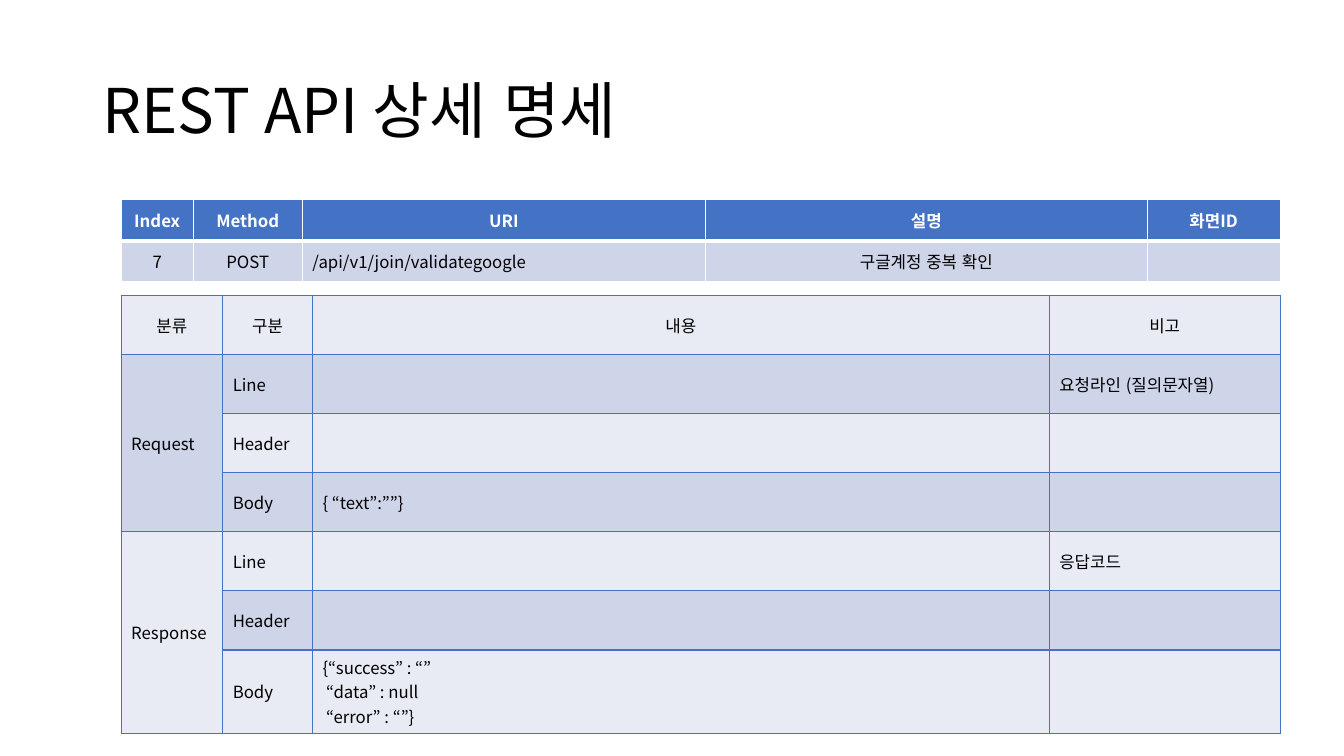
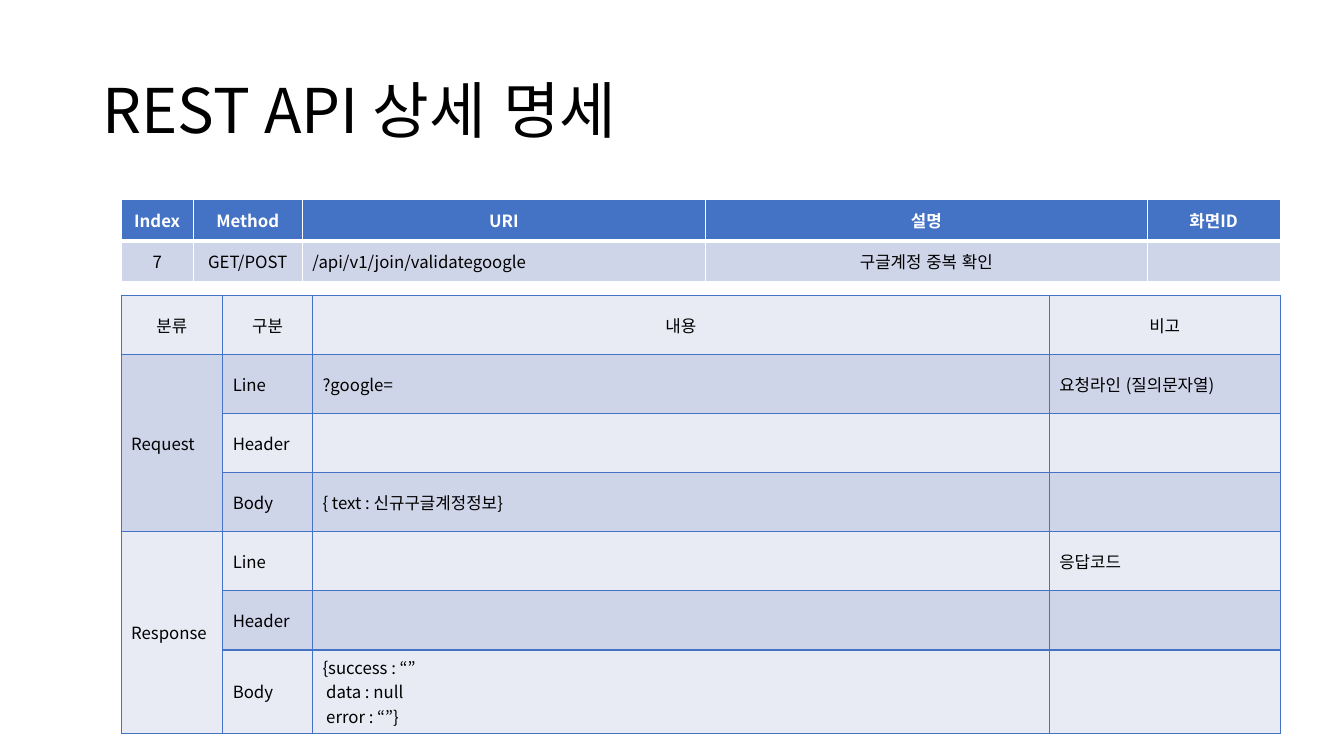
Before and after one commit to sujidaddy/workspace_miniproject, a slide deck: slide 29 of 미니프로젝트계획서제출용.pptx. Drawn at 1344x756 pixels with LibreOffice and Linux fonts; fonts in the diff are those of the drawing. Boxes give left, top, right and bottom in pixels: in the first picture for what was removed or moved away, otherwise in the second. Text is boxed around its words. In the diff, an @@ line names an element or a change of style, - is before the commit and + after.

```diff
--- a/미니프로젝트계획서제출용.pptx
+++ b/미니프로젝트계획서제출용.pptx
@@ table at (121,200,1280,338) @@
-row 2, column 2: POST
+row 2, column 2: GET/POST
@@ table at (121,295,1280,728) @@
-row 2, column 3: 
+row 2, column 3: ?google=
-row 4, column 3: { “text”:””}
+row 4, column 3: { text : 신규구글계정정보}
-row 7, column 3: {“success” : “” “data” : null / “error” : “”}
+row 7, column 3: {success : “” data : null / error : “”}
```
Also in this commit, not shown: 14 other slides changed, 5 other files.
